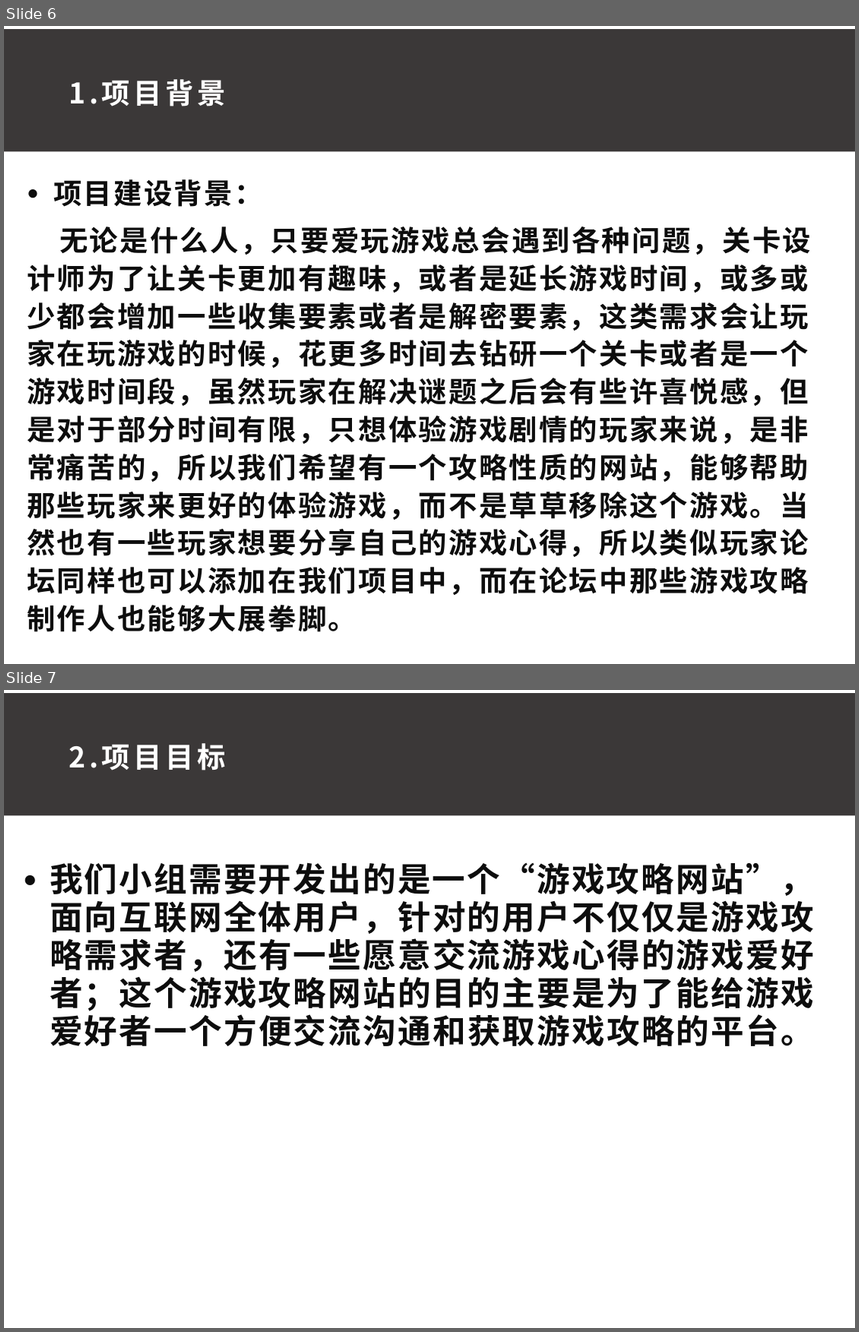
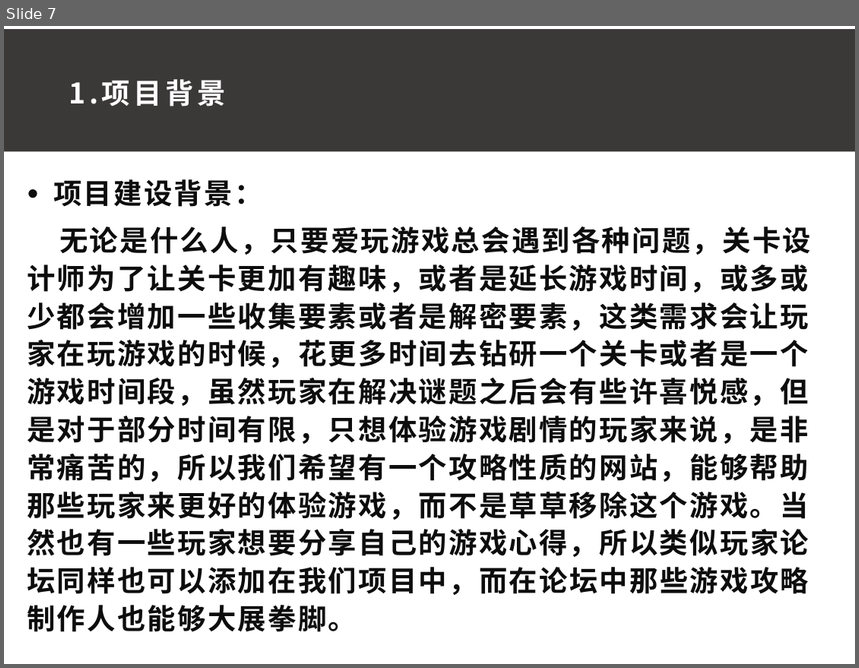
Before and after one commit to ConstanTWT/SE2020-G01, a slide deck: 项目计划书/G01小组项目计划PPT0.1.pptx. Shown one above the other, each under a label of ours: slides 6 and 7 before the commit, slide 7 after it. The pictures are 859x1332 and 859x668 pixels, drawn with LibreOffice and Linux fonts; fonts in the diff are those of the drawing. Boxes give left, top, right and bottom in pixels: in the first picture for what was removed or moved away, otherwise in the second. Text is boxed around its words. In the diff, an @@ line names an element or a change of style, - is before the commit and + after.

```diff
--- a/项目计划书/G01小组项目计划PPT0.1.pptx
+++ b/项目计划书/G01小组项目计划PPT0.1.pptx
@@ slide 7 removed at (4,690,855,1328), background #FFFFFF @@
@@ rectangle removed at (4,693,855,816) @@
@@ text removed at (69,743,226,771) @@
-2.项目目标
@@ text removed at (50,863,814,1046) @@
-● 我们小组需要开发出的是一个“游戏攻略网站”，面向互联网全体用户，针对的用户不仅仅是游戏攻略需求者，还有一些愿意交流游戏心得的游戏爱好者；这个游戏攻略网站的目的主要是为了能给游戏爱好者一个方便交流沟通和获取游戏攻略的平台。
@@ what was slide 6 is now slide 7 @@
```
Also in this commit, not shown: 6 slides changed, 5 slides added, 3 other slides removed, 2 other files.
